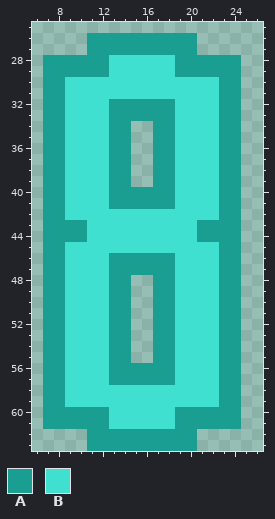
Pixel-art sprite: media/candle-number-8.png. Above, as it was before the edit.
The file is 128x256 pixels, drawn in blocks of 4x4; one block is one cell here. Shown: x 6..26, y 25..63.
Palette (. is transparent): A #1a9e91  B #40e0d0
Pixels before, first column x 7:
26 ....AAAAAAAAAA....
27 ....AAAAAAAAAA....
28 AAAAAABBBBBBAAAAAA
29 AAAAAABBBBBBAAAAAA
30 AABBBBBBBBBBBBBBAA
31 AABBBBBBBBBBBBBBAA
32 AABBBBAAAAAABBBBAA
33 AABBBBAAAAAABBBBAA
34 AABBBBAA..AABBBBAA
35 AABBBBAA..AABBBBAA
36 AABBBBAA..AABBBBAA
37 AABBBBAA..AABBBBAA
38 AABBBBAA..AABBBBAA
39 AABBBBAA..AABBBBAA
40 AABBBBAAAAAABBBBAA
41 AABBBBAAAAAABBBBAA
42 AABBBBBBBBBBBBBBAA
43 AAAABBBBBBBBBBAAAA
44 AAAABBBBBBBBBBAAAA
45 AABBBBBBBBBBBBBBAA
46 AABBBBAAAAAABBBBAA
47 AABBBBAAAAAABBBBAA
48 AABBBBAA..AABBBBAA
49 AABBBBAA..AABBBBAA
50 AABBBBAA..AABBBBAA
51 AABBBBAA..AABBBBAA
52 AABBBBAA..AABBBBAA
53 AABBBBAA..AABBBBAA
54 AABBBBAA..AABBBBAA
55 AABBBBAA..AABBBBAA
56 AABBBBAAAAAABBBBAA
57 AABBBBAAAAAABBBBAA
58 AABBBBBBBBBBBBBBAA
59 AABBBBBBBBBBBBBBAA
60 AAAAAABBBBBBAAAAAA
61 AAAAAABBBBBBAAAAAA
62 ....AAAAAAAAAA....
63 ....AAAAAAAAAA....
After:
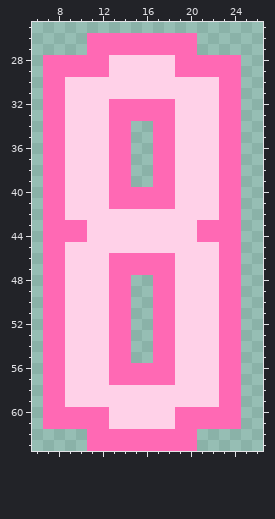
The author wrote: Replace candle colors
Diff:
Colour A changes from #1a9e91 to #ff69b4.
Colour B changes from #40e0d0 to #ffd1e8.
Changed places in both pictures, as pixel boxes (x1, y1, x2, y2):
changed: (43, 33, 241, 451)
